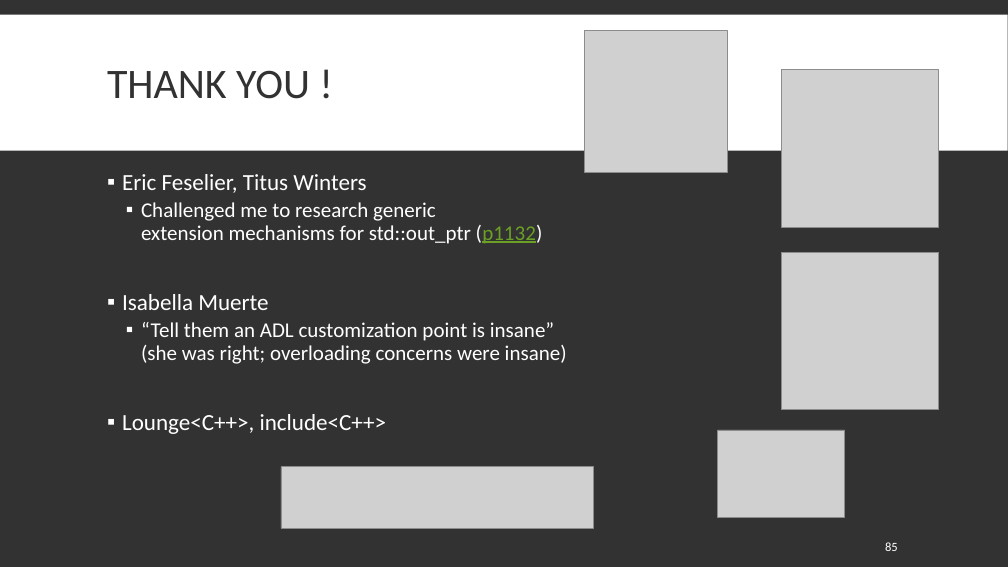
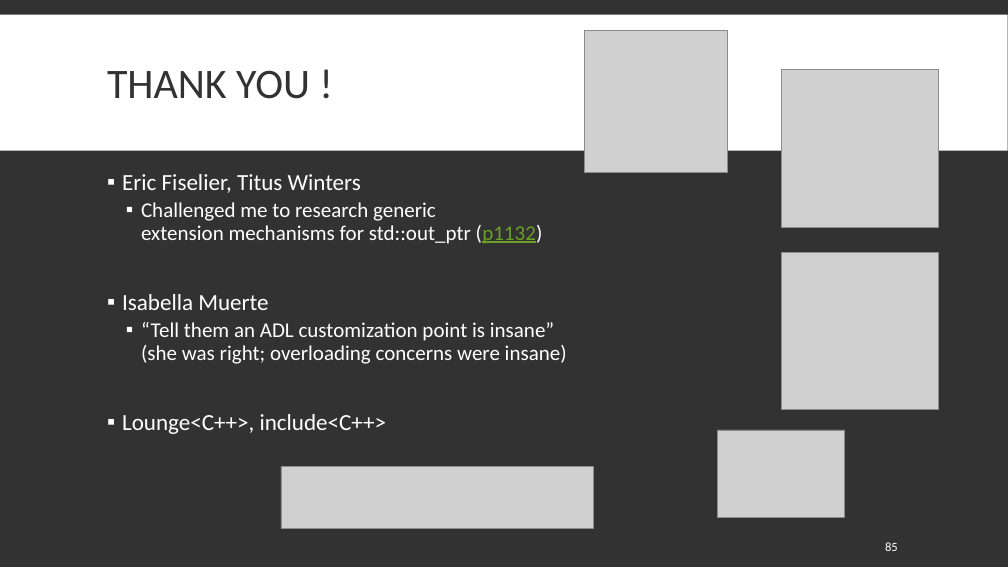
Before and after one commit to ThePhD/ThePhD.github.io, a slide deck: slide 85 of presentations/sol2/C++ Now/2019/The Plan for Tomorrow - Compile-Time Extension Points in C++.pptx. Drawn at 1008x567 pixels with LibreOffice and Linux fonts; fonts in the diff are those of the drawing; grey boxes stand for pictures. Boxes give left, top, right and bottom in pixels: in the first picture for what was removed or moved away, otherwise in the second. Text is boxed around its words. In the diff, an @@ line names an element or a change of style, - is before the commit and + after.

```diff
--- a/presentations/sol2/C++ Now/2019/The Plan for Tomorrow - Compile-Time Extension Points in C++.pptx
+++ b/presentations/sol2/C++ Now/2019/The Plan for Tomorrow - Compile-Time Extension Points in C++.pptx
@@ text at [122,174,361,193]: text changed @@
-▪ Eric Feselier, Titus Winters
+▪ Eric Fiselier, Titus Winters
```
Also in this commit, not shown: 8 other files.
